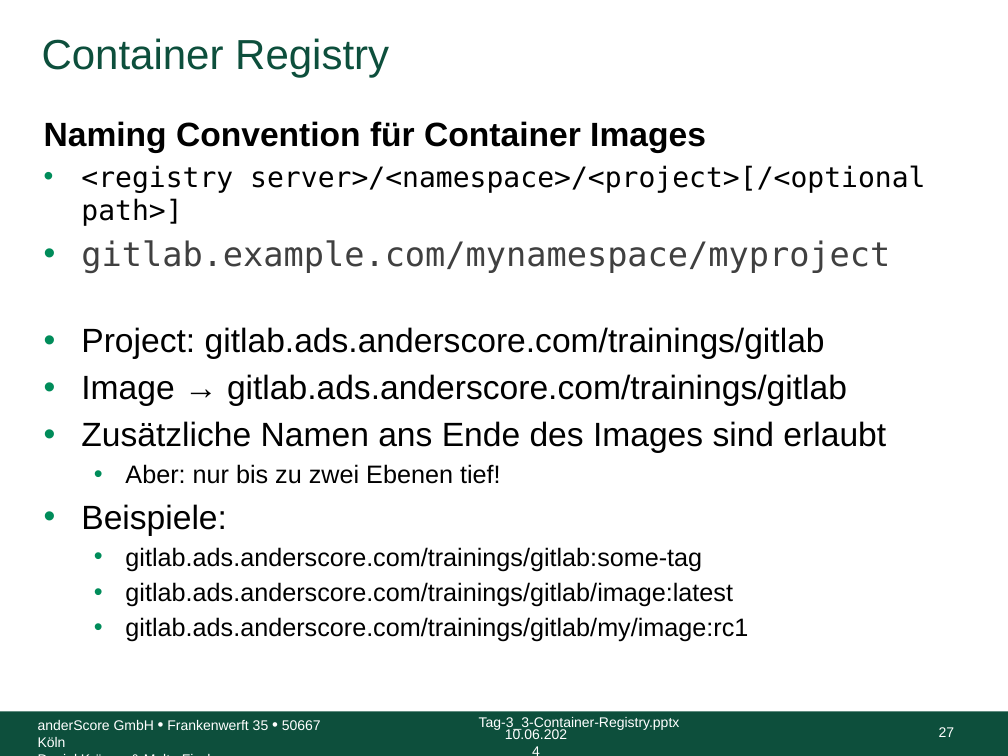
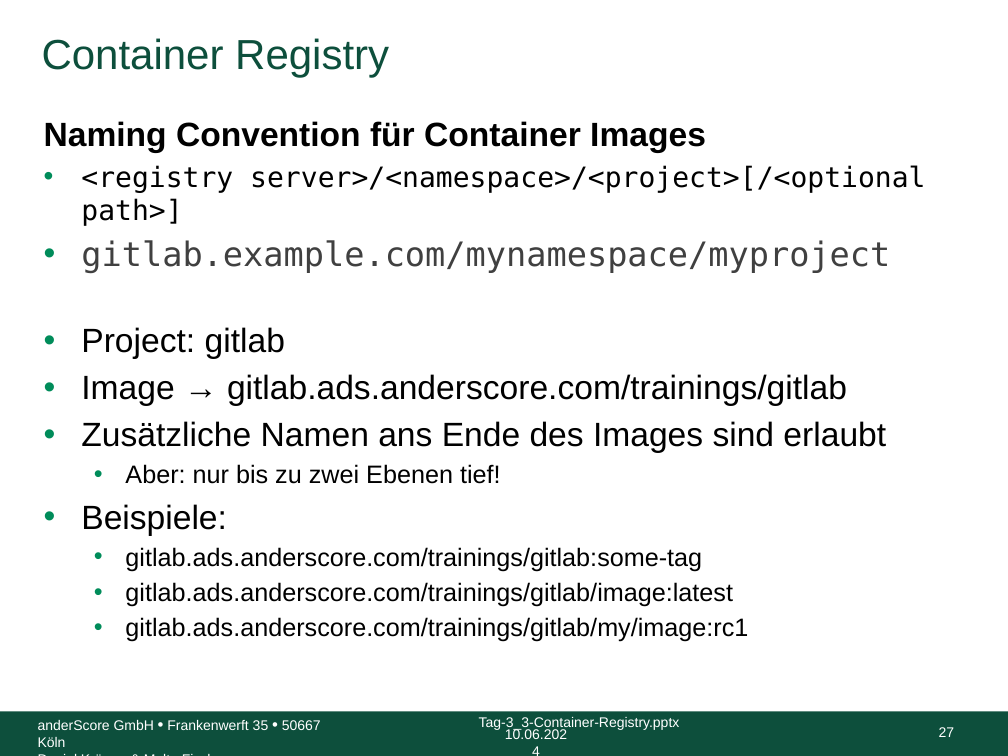
Before and after one commit to anderscore-gmbh/gitlab, a slide deck: slide 27 of slides/Tag-3_3-Container-Registry_Light.pptx. Drawn at 1008x756 pixels with LibreOffice and Linux fonts; fonts in the diff are those of the drawing; background and template pictures are left out. Boxes give left, top, right and bottom in pixels: in the first picture for what was removed or moved away, otherwise in the second. Text is boxed around its words. In the diff, an @@ line names an element or a change of style, - is before the commit and + after.

Commit message:
Project zu "gitlab" geändert, vorher war der Pfad zu lang.

```diff
--- a/slides/Tag-3_3-Container-Registry_Light.pptx
+++ b/slides/Tag-3_3-Container-Registry_Light.pptx
@@ text at <box>81,327,285,359</box>: text changed @@
-• Project: gitlab.ads.anderscore.com/trainings/gitlab
+• Project: gitlab
```
Also in this commit, not shown: 1 other file.
